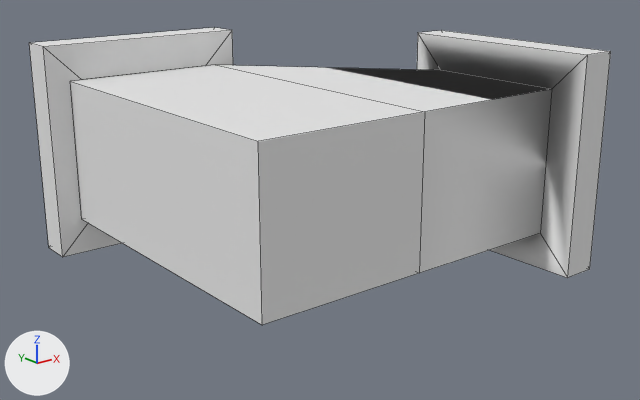
What one commit did to the OBJ model content/ocult/models/ocult_pipe_v.obj.
Rendered twice from a 50 mm lens placed at (-0.258, -1.514, 0.635), pointed at (0.661, -0.365, 0.175). The axes (+X, +Y, +Z) are drawn at lower left. The lights are the same throughout. The older version comes first. Mesh edges are drawn as thin lines. Where no turn or scale is listed for an object, it has been applied to the vertices.

The older version as bpy lines, for what is in view:
```python
me_ocult_pipe_v = bpy.data.meshes.new('ocult_pipe_v')
me_ocult_pipe_v.from_pydata(...)  # 40 vertices, 42 faces; spans x 0.312..1.0, y -0.688..0.0, z 0.062..0.438
# faces by material slot: [10, 32]
me_ocult_pipe_v.materials.append(mat_blocks_ocult_pipe)  # white #e7e7e7
me_ocult_pipe_v.materials.append(mat_blocks_ocult_pipe_light)  # white #e7e7e7
ob_ocult_pipe_v = bpy.data.objects.new('ocult_pipe_v', me_ocult_pipe_v)
ob_ocult_pipe_v.location = (0.0, 0.0, 0.0)
```
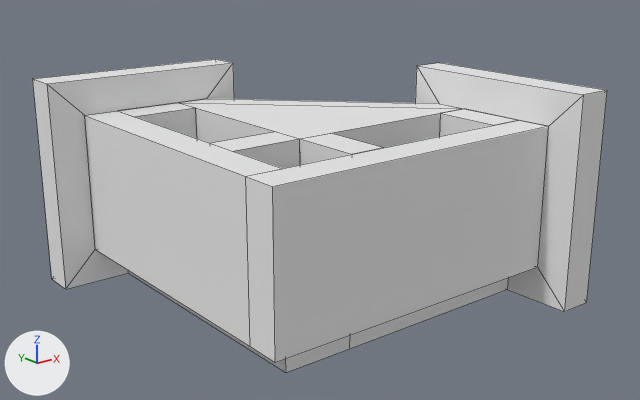
What differs and where, as boxes [x1, y1, x2, y2] in the pictures (640 x 400 px):
'ocult_pipe_v', reshaped: before [29, 27, 611, 325]; after [33, 59, 607, 373]
part 1 of me_ocult_pipe_v, rebuilt (6% wider, 6% taller): before [70, 30, 611, 325]; after [33, 59, 607, 373]
part 2 of me_ocult_pipe_v, deleted: before [29, 27, 233, 257]

What the commit changed:
me_ocult_pipe_v is used by ob_ocult_pipe_v; location (0.0, 0.0, 0.0).
me_ocult_pipe_v had 40 vertices, 42 faces and spanned x 0.312..1.0, y -0.688..0.0, z 0.062..0.438.
me_ocult_pipe_v now has 83 vertices, 79 faces and spans x 0.312..1.0, y -0.688..0.0, z 0.0..0.375.
me_ocult_pipe_v part 1: the loose piece of 24 vertices spanning x 0.354..1.0, y -0.688..-0.062, z 0.063..0.438 is rebuilt with 83 vertices and now spans x 0.312..1.0, y -0.688..0.0, z 0.0..0.375.
me_ocult_pipe_v part 2: the loose piece of 16 vertices spanning x 0.312..0.688, y -0.062..0.0, z 0.062..0.438 is deleted.
